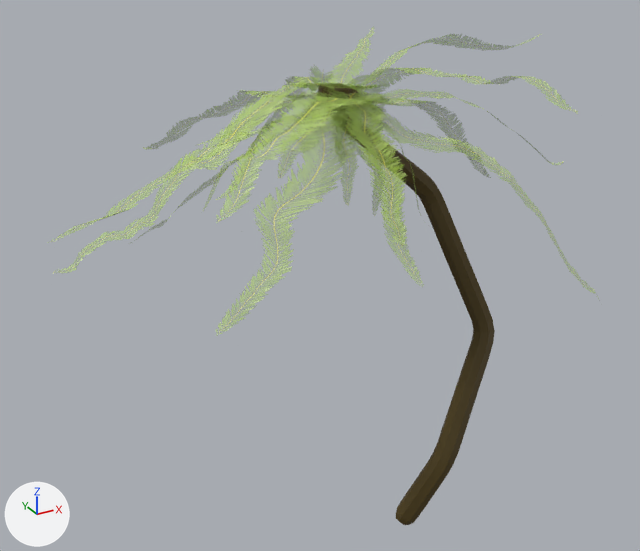
The FBX model Assets/Art/Models/Foliage/Palm Tree 1.fbx: old version first, new version second.
One viewpoint serves both versions: a camera (50 mm lens) standing at (-2.59, -4.32, 1.45) and looking at (-0.16, 0.11, -0.76). Lighting does not change. The marker at lower left points along +X, +Y and +Z. Where no turn or scale is listed for an object, it has been applied to the vertices.

Names of what the first picture shows: 'Palm Tree 1'.
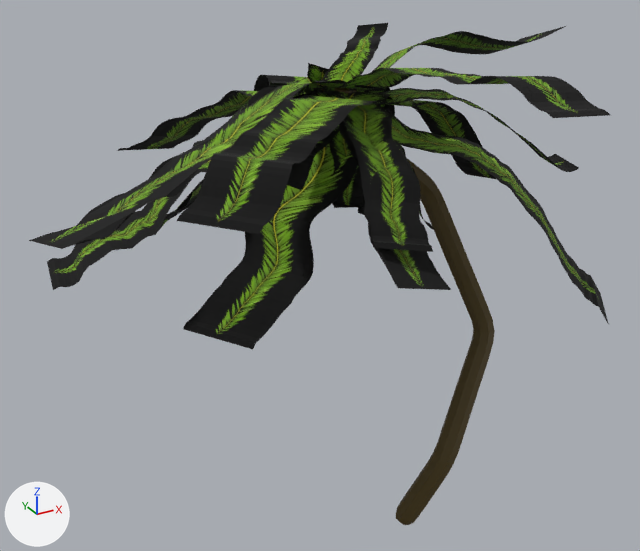
The newer file is also turned or shifted as a whole; pictures and numbers use the older file's frame.

Changed parts and their boxes [x1, y1, x2, y2] in the pictures (640 x 551 px):
'Palm Tree 1', surface changed, recoloured
    both: [29, 23, 610, 521]
part 1 of me_cube_084, recoloured
    before: [52, 26, 596, 335]
    after: [29, 23, 610, 349]

What the commit changed:
Picture 'Full Palm Frond.png' (img_full_palm_frond_png) is now built by load_image('Full Palm Frond.png', '../../Textures/Bush and Tree/Full Palm Frond.png', 1891, 487, 'sRGB') instead of load_image('Full Palm Frond.png', '../../Textures/Bush and Tree/Full Palm Frond.png', 1891, 487, 'Non-Color').
Material 'Material.001' (mat_material_001) is new.
Its texture is img_full_palm_frond_png.
Its roughness is 1.0.
me_cube_084 has 2828 vertices, 1506 faces and spans x -1.9..1.41, y -1.63..1.78, z -2.57..0.7.
me_cube_084 is used by ob_palm_tree_1; location (0.0, 0.0, 0.0).
me_cube_084 part 1: all 1082 faces that had it switch from mat_material to mat_material_001 (picture img_full_palm_frond_png).
